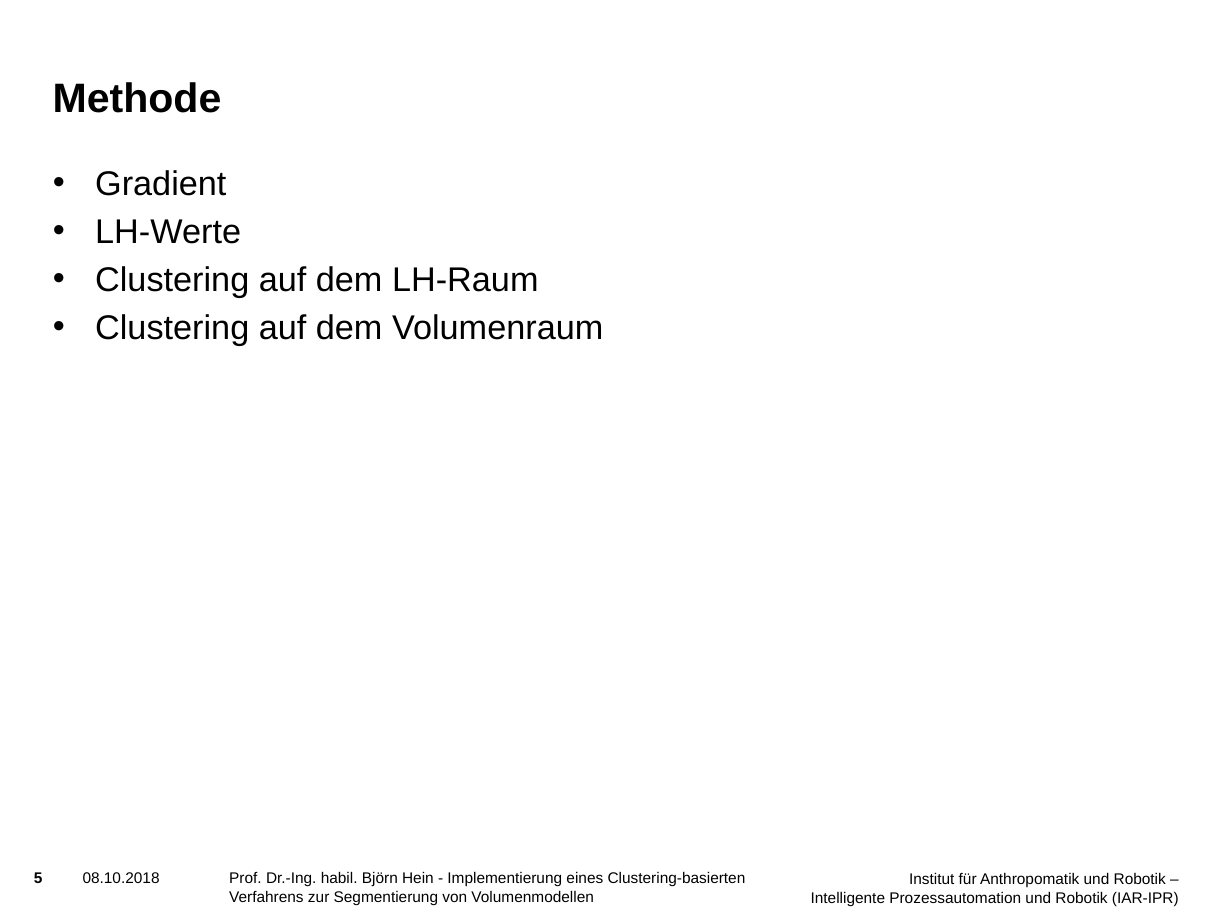
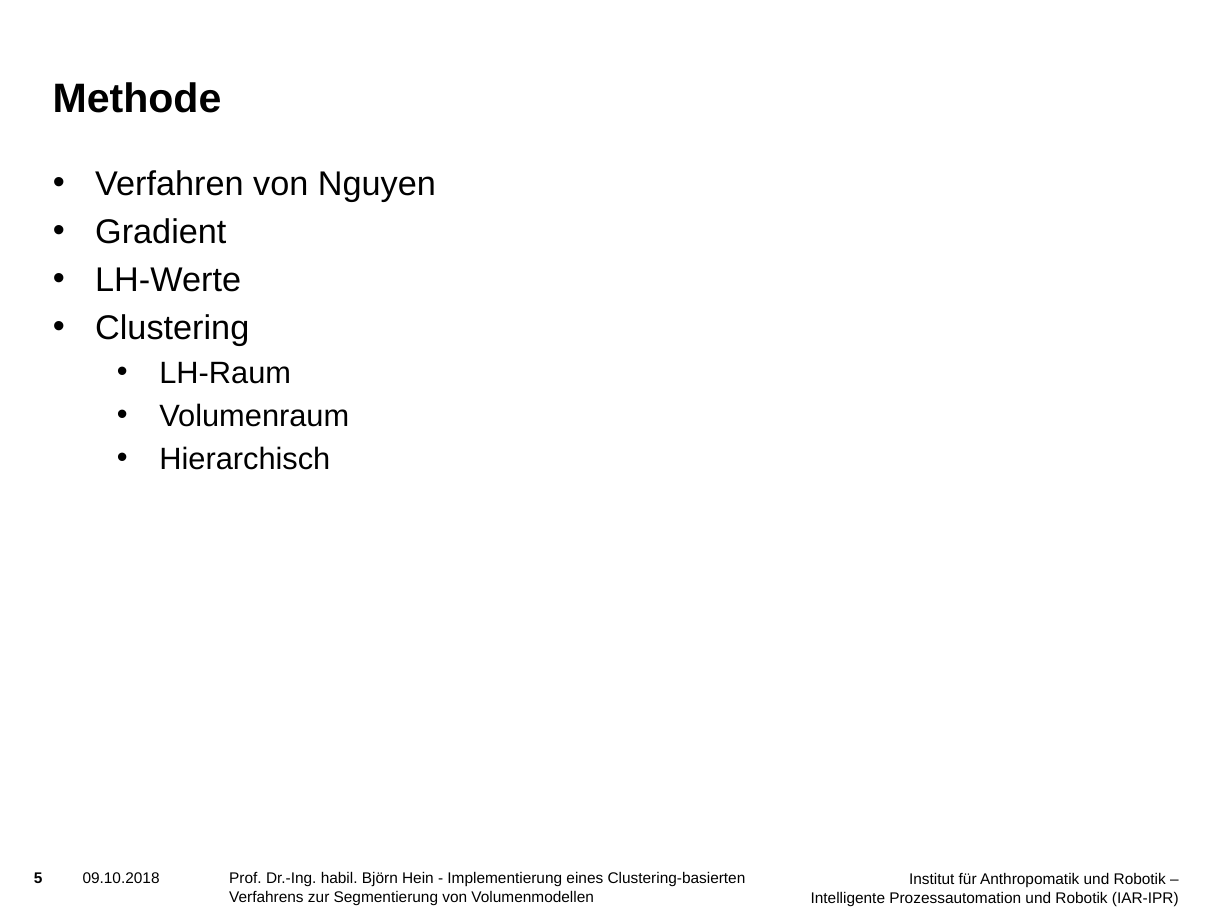
Before and after one commit to SchiriSchaf/Bachelorarbeit, a slide deck: slide 5 of Vortrag/Präsentation.pptx. Drawn at 1232x924 pixels with LibreOffice and Linux fonts; fonts in the diff are those of the drawing; background and template pictures are left out. Boxes give left, top, right and bottom in pixels: in the first picture for what was removed or moved away, otherwise in the second. Text is boxed around its words. In the diff, an @@ line names an element or a change of style, - is before the commit and + after.

```diff
--- a/Vortrag/Präsentation.pptx
+++ b/Vortrag/Präsentation.pptx
@@ text at (95,170,436,202): paragraph added @@
+• Verfahren von Nguyen
@@ text at (95,314,349,470): text changed; size 20 to 18 pt @@
-• Clustering auf dem LH-Raum
-• Clustering auf dem Volumenraum
+• Clustering
+  • LH-Raum
+  • Volumenraum
+  • Hierarchisch
@@ text at (83,872,160,883): text changed @@
-08.10.2018
+09.10.2018
```
Also in this commit, not shown: 19 other slides changed, 2 slides added, 3 other files.
